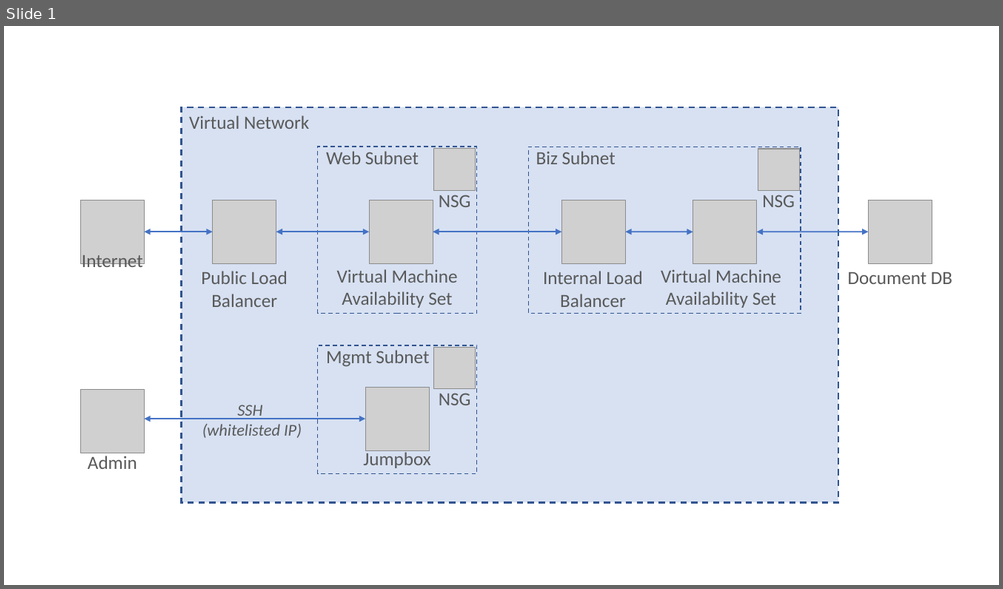
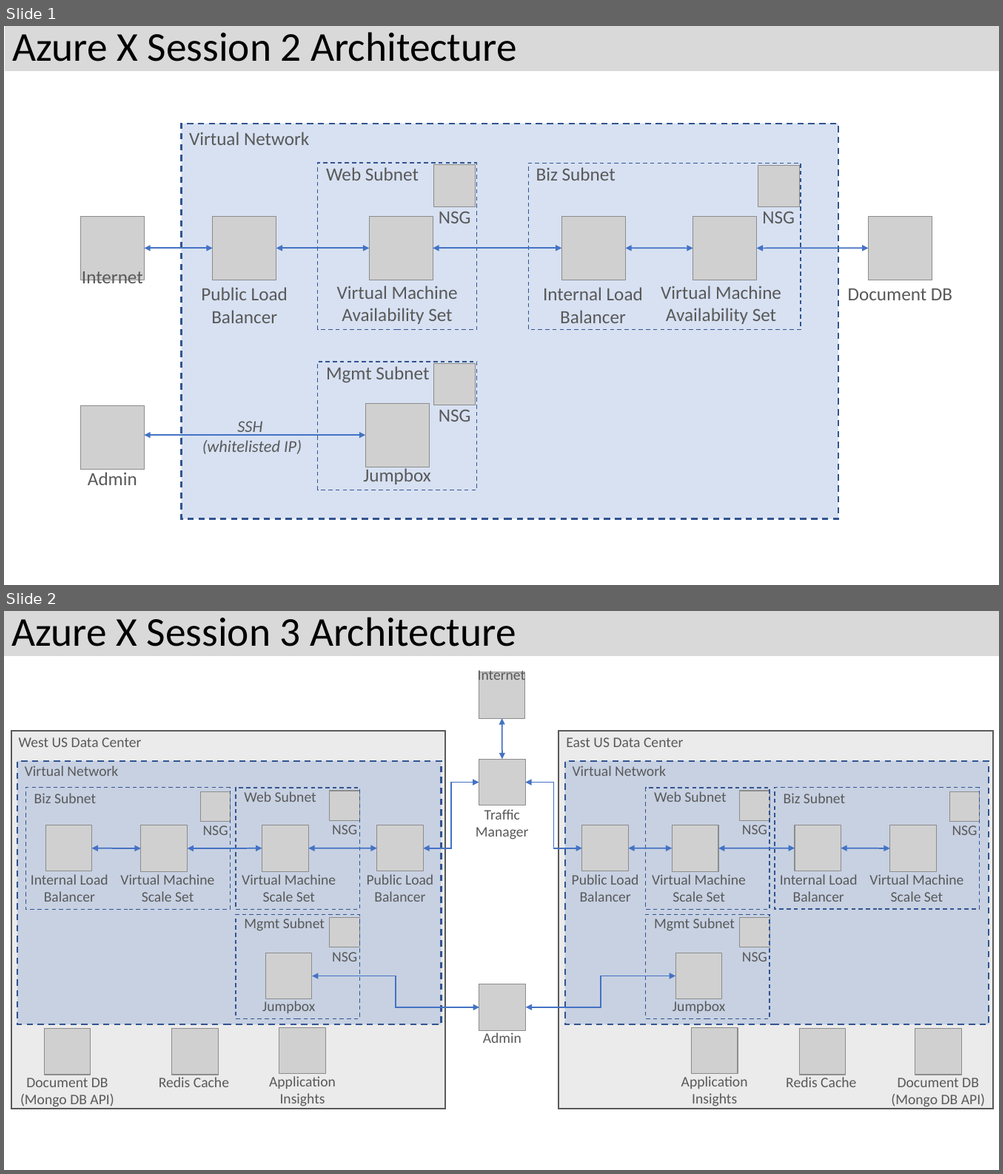
Before and after one commit to rickrain/AzureX, a slide deck: AzureX.pptx. Shown one above the other, each under a label of ours: slide 1 before the commit, slides 1 and 2 after it. The pictures are 1003x589 and 1003x1174 pixels, drawn with LibreOffice and Linux fonts; fonts in the diff are those of the drawing; grey boxes stand for pictures. Boxes give left, top, right and bottom in pixels: in the first picture for what was removed or moved away, otherwise in the second. Text is boxed around its words. In the diff, an @@ line names an element or a change of style, - is before the commit and + after.

Commit message:
Add architecture diagram for session 3.  Updated default resource group name for session 2.

```diff
--- a/AzureX.pptx
+++ b/AzureX.pptx
@@ slide 2 added at bbox=[4, 611, 999, 1170], background #FFFFFF @@
@@ title added at bbox=[4, 611, 999, 655], fill #D9D9D9, 39.6 pt, text #000000 @@
+Azure X Session 3 Architecture
@@ text added at bbox=[478, 668, 526, 684], 14 pt, text #595959 @@
+Internet
@@ picture added at bbox=[478, 672, 525, 718] @@
@@ double arrow added from (503, 760) to (502, 718), #4472C4 1.25 pt @@
@@ picture added at bbox=[478, 760, 525, 806] @@
@@ elbow double arrow added from (478, 783) to (424, 849), #4472C4 1.25 pt @@
@@ elbow double arrow added from (526, 783) to (582, 849), #4472C4 1.25 pt @@
@@ text added at bbox=[475, 809, 529, 840], 14 pt, text #595959 @@
+Traffic Manager
@@ double arrow added from (141, 849) to (92, 849), #4472C4 1.25 pt @@
@@ double arrow added from (262, 849) to (188, 849), #4472C4 1.25 pt @@
@@ double arrow added from (377, 849) to (308, 849), #4472C4 1.25 pt @@
@@ double arrow added from (629, 849) to (671, 849), #4472C4 1.25 pt @@
@@ double arrow added from (718, 849) to (795, 849), #4472C4 1.25 pt @@
@@ double arrow added from (840, 849) to (890, 849), #4472C4 1.25 pt @@
@@ elbow double arrow added from (479, 1008) to (312, 977), #4472C4 1.25 pt @@
@@ picture added at bbox=[479, 984, 526, 1031] @@
@@ elbow double arrow added from (526, 1008) to (675, 977), #4472C4 1.25 pt @@
@@ text added at bbox=[483, 1033, 521, 1043], 14 pt, text #595959 @@
+Admin
@@ group added at bbox=[11, 731, 446, 1110]: 16 texts, 11 pictures, 5 rectangles @@
+Virtual Network
+West US Data Center
+Virtual Machine Scale Set
+Web Subnet
+NSG
+Virtual Machine Scale Set
+Biz Subnet
+NSG
+Internal Load Balancer
+Public Load Balancer
+Jumpbox
+Mgmt Subnet
+NSG
+Document DB
+(Mongo DB API)
+Redis Cache
+Application Insights
@@ group added at bbox=[559, 731, 993, 1110]: 16 texts, 11 pictures, 5 rectangles @@
+Virtual Network
+East US Data Center
+Virtual Machine Scale Set
+Web Subnet
+NSG
+Virtual Machine Scale Set
+Biz Subnet
+NSG
+Internal Load Balancer
+Public Load Balancer
+Jumpbox
+Mgmt Subnet
+NSG
+Document DB
+(Mongo DB API)
+Redis Cache
+Application Insights
@@ slide 1 changed as well @@
@@ title added at bbox=[5, 26, 999, 70], fill #D9D9D9, 39.6 pt, text #000000 @@
+Azure X Session 2 Architecture
@@ 14 texts, 10 pictures, 5 double arrows, 2 rectangles: place and size @@
-14 texts, 10 pictures, 5 double arrows, 2 rectangles at bbox=[81, 107, 952, 503]
+14 texts, 10 pictures, 5 double arrows, 2 rectangles at bbox=[81, 124, 952, 520]
@@ 2 texts, 2 rectangles, 1 picture, 1 double arrow: place and size @@
-2 texts, 2 rectangles, 1 picture, 1 double arrow at bbox=[82, 147, 801, 419]
+2 texts, 2 rectangles, 1 picture, 1 double arrow at bbox=[82, 164, 801, 436]
```
Also in this commit, not shown: 1 other file.
